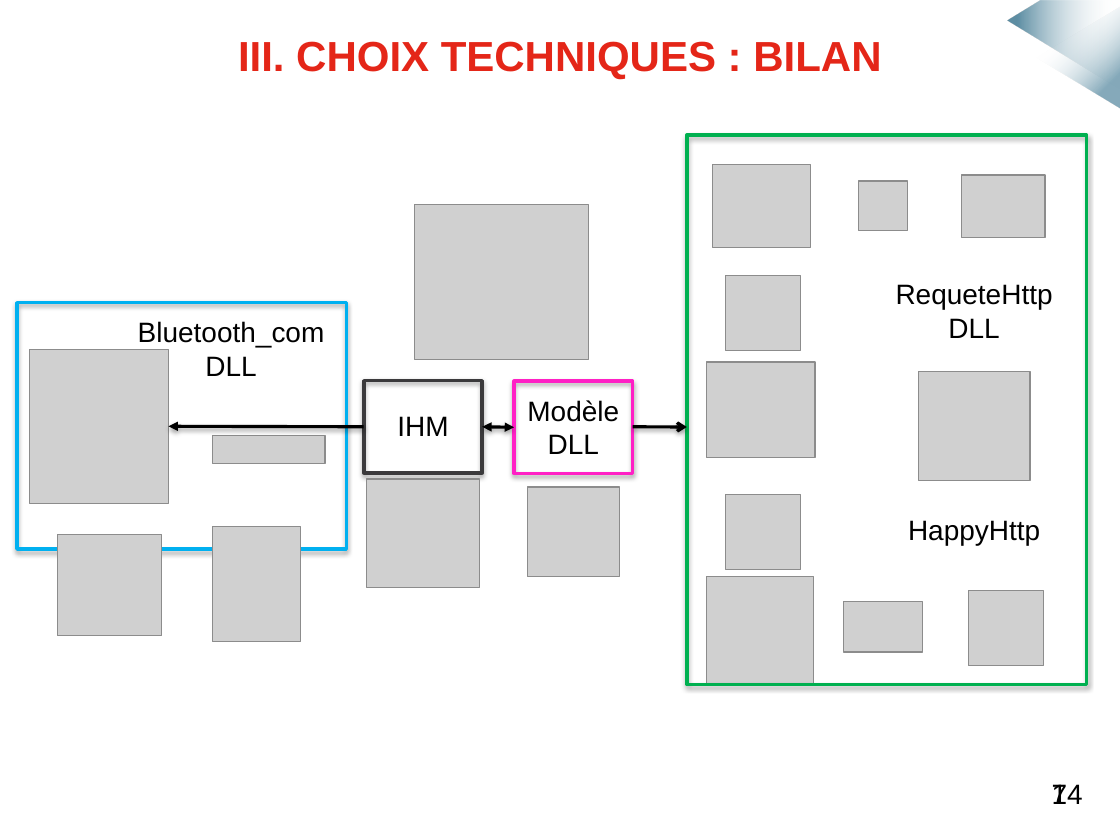
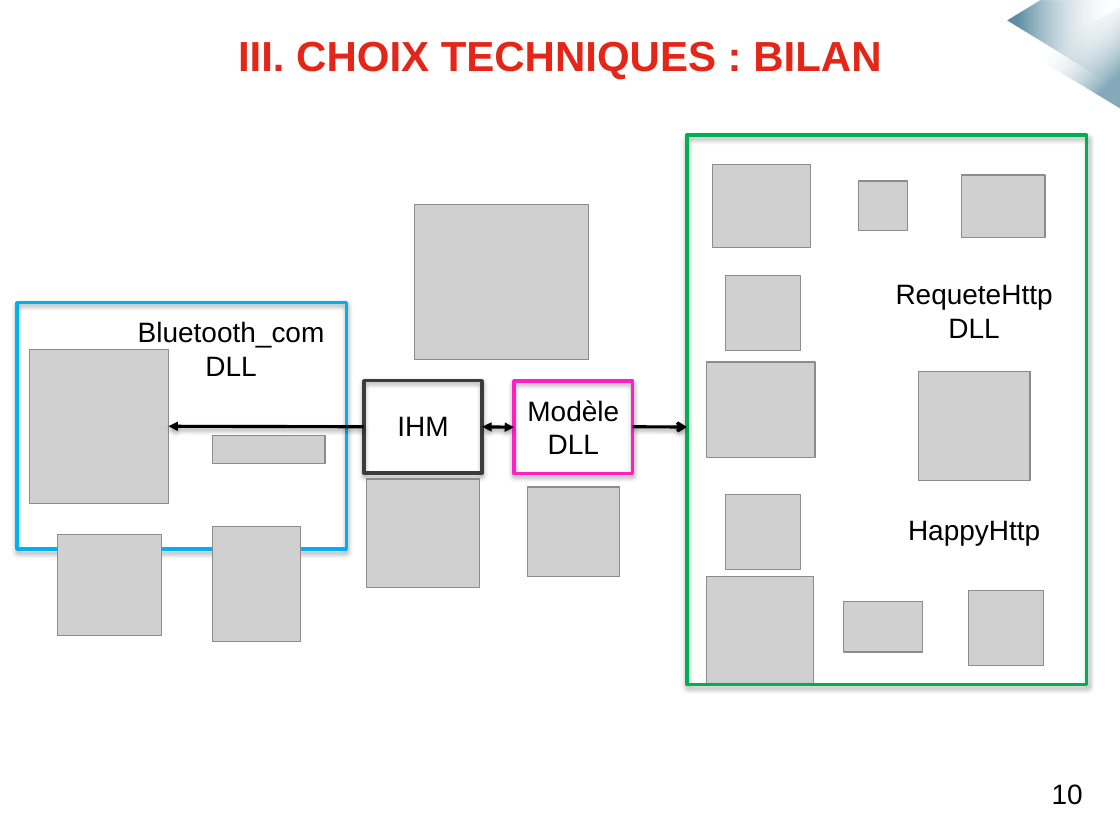
Before and after one commit to mmeven/EP_Domotique_Tablette, a slide deck: slide 11 of Rendu/Diapo_soutenance.pptx. Drawn at 1120x840 pixels with LibreOffice and Linux fonts; fonts in the diff are those of the drawing; grey boxes stand for pictures; background and template pictures are left out. Boxes give left, top, right and bottom in pixels: in the first picture for what was removed or moved away, otherwise in the second. Text is boxed around its words. In the diff, an @@ line names an element or a change of style, - is before the commit and + after.

```diff
--- a/Rendu/Diapo_soutenance.pptx
+++ b/Rendu/Diapo_soutenance.pptx
@@ text at <box>1052,784,1083,805</box>: text changed @@
-14
+10
@@ text removed at <box>1052,784,1068,804</box> @@
-7
```
Also in this commit, not shown: 20 other slides changed, 1 slide added.
